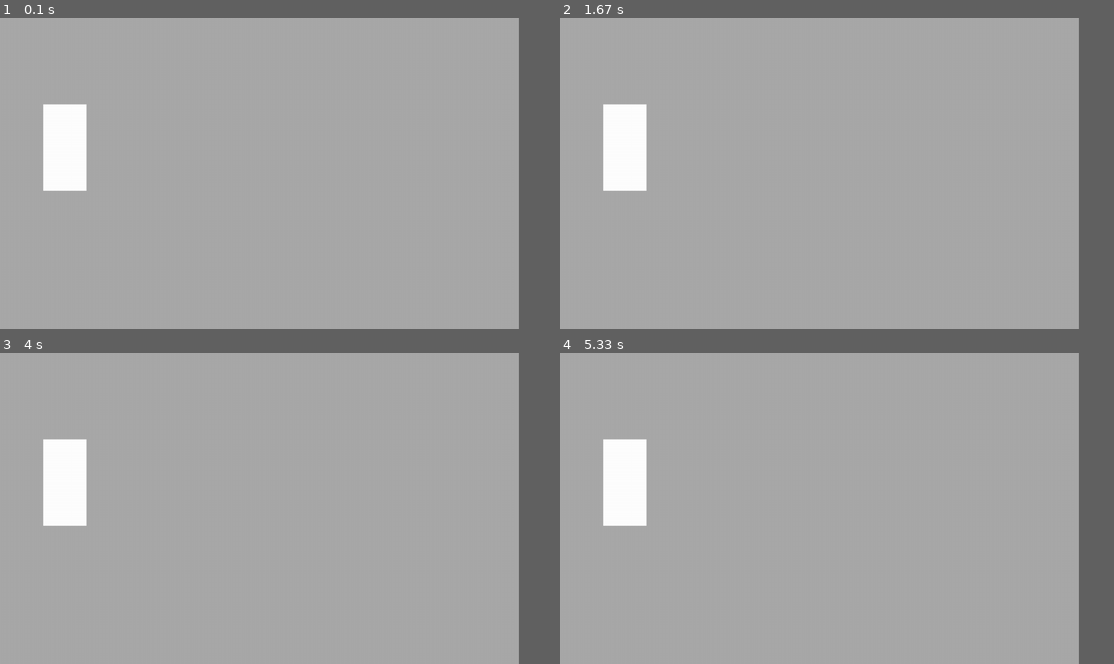
Above: before the commit, frames 1-4 (two rows, left to right).
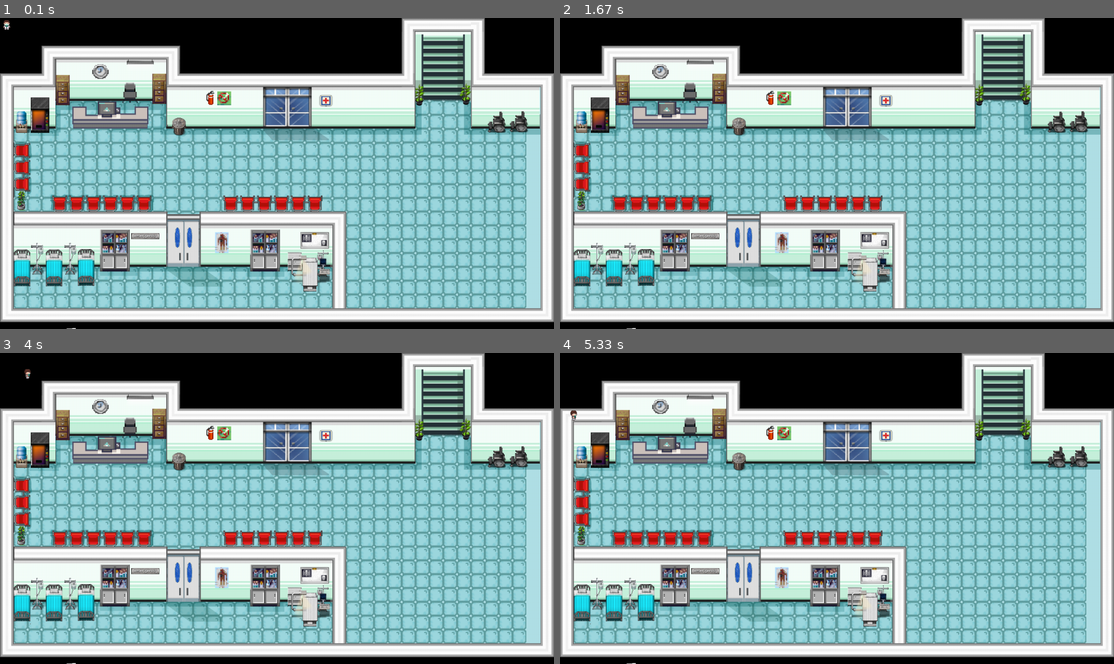
Above: after the commit, the same moments.

Repository: patomax31/Virus-Attack
Game: pygame game, started from main.py
The game is run twice, just before and just after one commit, with the same random seed, the same clock (stepped at 60 frames per second) and the same inputs.
Inputs:
- Up to frame 1 (0.1 s): no input
- Up to frame 2 (1.67 s): hold D 0.33-0.8 s; hold W 0.83-1.13 s
- Up to frame 3 (4 s): hold A 1.67-2.2 s; hold S 2.23-2.53 s; hold A 2.57-2.97 s; hold D from 3.4 s (still down)
- Up to frame 4 (5.33 s): release D at 4.03 s; hold S 4.07-4.43 s; hold A 4.47-4.93 s; hold D from 4.97 s (still down)
The window is 843x506 before the commit and 900x506 after it. Grey fills any space a smaller window leaves; there, only what the larger window draws over its background counts as a difference.

The runs differ from the first frame. In frame 1, 94% of the frame differs, in the area x 0-100%, y 0-100%; in frame 2, 94%; in frame 3, 94%; in frame 4, 94%.

Commit message:
Dios plan ya quedo el movimiento

Diff:
--- a/grid2.py
+++ b/grid2.py
@@ -1,7 +1,7 @@
 import pygame
 import sys
 
-# ayudaAAAAAAASHGGG
+# ayudaAAAAAAAS
 
 # Configuraciones basicas
 SCREEN_WIDTH, SCREEN_HEIGHT = 1280, 720  # Dimensiones de la ventana del juego
@@ -21,10 +21,10 @@
 last_move_time = 0 # Controla el tiempo del ultimo movimiento
 
 # Cargamos los sprites en variables y almacenamos los archivos
-sprite_up = pygame.image.load("medicUp.png").convert_alpha()
-sprite_down = pygame.image.load("medicDown.png").convert_alpha()
-sprite_left = pygame.image.load("medicLeft.png").convert_alpha()
-sprite_right = pygame.image.load("medicRight.png").convert_alpha()
+sprite_up = pygame.image.load("assets/sprites/medicUp.png").convert_alpha()
+sprite_down = pygame.image.load("assets/sprites/medicDown.png").convert_alpha()
+sprite_left = pygame.image.load("assets/sprites/medicLeft.png").convert_alpha()
+sprite_right = pygame.image.load("assets/sprites/medicRight.png").convert_alpha()
 
 # Inicializacion de las variables que controlan las direcciones del movimiento
 move_up = move_down = move_left = move_right = False
--- /dev/null
+++ b/grid3.py
@@ -0,0 +1,88 @@
+import pygame
+
+# Configuraciones básicas
+SCREEN_WIDTH, SCREEN_HEIGHT = 1280, 720
+TILE_SIZE = 32
+FPS = 60
+
+# Colores
+BLACK = (0, 0, 0)
+RED = (255, 0, 0)
+
+# Inicialización de Pygame
+pygame.init()
+screen = pygame.display.set_mode((SCREEN_WIDTH, SCREEN_HEIGHT))
+clock = pygame.time.Clock()
+
+class Player:
+    def __init__(self, x, y):
+        self.x = x
+        self.y = y
+        self.target_x = x
+        self.target_y = y
+        self.speed = 5  # Velocidad del movimiento
+
+    def move(self, direction):
+        # Establece la posición objetivo basada en la dirección del movimiento
+        if direction == 'UP':
+            self.target_y -= TILE_SIZE
+        elif direction == 'DOWN':
+            self.target_y += TILE_SIZE
+        elif direction == 'LEFT':
+            self.target_x -= TILE_SIZE
+        elif direction == 'RIGHT':
+            self.target_x += TILE_SIZE
+
+    def update(self):
+        # Movimiento suave hacia la posición objetivo
+        if self.x < self.target_x:
+            self.x += self.speed
+            if self.x > self.target_x:  # Corrige el desplazamiento sobrepasado
+                self.x = self.target_x
+        elif self.x > self.target_x:
+            self.x -= self.speed
+            if self.x < self.target_x:
+                self.x = self.target_x
+
+        if self.y < self.target_y:
+            self.y += self.speed
+            if self.y > self.target_y:
+                self.y = self.target_y
+        elif self.y > self.target_y:
+            self.y -= self.speed
+            if self.y < self.target_y:
+                self.y = self.target_y
+
+    def draw(self, surface):
+        # Dibuja el jugador como un rectángulo rojo (puedes reemplazar con sprites)
+        pygame.draw.rect(surface, RED, (self.x, self.y, TILE_SIZE, TILE_SIZE))
+
+# Crear una instancia del jugador
+player = Player(5 * TILE_SIZE, 5 * TILE_SIZE)  # Posición inicial
+
+# Bucle principal del juego
+running = True
+while running:
+    for event in pygame.event.get():
+        if event.type == pygame.QUIT:
+            running = False
+        elif event.type == pygame.KEYDOWN:
+            if event.key == pygame.K_UP:
+                player.move('UP')
+            elif event.key == pygame.K_DOWN:
+                player.move('DOWN')
+            elif event.key == pygame.K_LEFT:
+                player.move('LEFT')
+            elif event.key == pygame.K_RIGHT:
+                player.move('RIGHT')
+
+    # Actualiza el jugador
+    player.update()
+
+    # Renderiza la pantalla y el jugador
+    screen.fill(BLACK)  # Limpia la pantalla
+    player.draw(screen)  # Dibuja el jugador
+    pygame.display.flip()
+    clock.tick(FPS)  # Controla los FPS
+
+pygame.quit()
--- a/main.py
+++ b/main.py
@@ -1,25 +1,65 @@
 import pygame
+import sys
+from player import Player # Importamos la clase Player
+from settings import SCREEN_WIDTH, SCREEN_HEIGHT, FPS, WHITE, TILE_SIZE # Importamos configuraciones
 
-#general setup
-pygame.init
-window_widht, window_height = 1200, 720
-display_surface = pygame.display.set_mode((window_widht, window_height))
-pygame.display.set_caption(title=("VIDEOJUEGO"))
-running= True
+# Inicializamos pygame
+pygame.init()
+screen = pygame.display.set_mode((SCREEN_WIDTH, SCREEN_HEIGHT))
+clock = pygame.time.Clock()
 
-#surface
-surf = pygame.Surface((100, 200))
-surf.fill("white")
+# Creamos la instancia del jugador
+player = Player(0, 0) # Posicion inicial del jugador en la cuadricula
+player.load_sprites() # Cargamos los sprites despues de inicializar la pantalla
+
+# Bucle principal del juego
+running = True
+keys_pressed = None
+movement_cooldown = 0 # Temporizador para que el jugador no se mueva demasiado rapido
 
 while running:
-    #event loop
-    for event in pygame.event.get():
-        if event.type == pygame.QUIT:
-            running=False
+    for event in pygame.event.get(): # Revisa todos los enventos que ocurren en Pygame
+        if event.type == pygame.QUIT: # Si se cierra la venta esto detiene el bucle
+            running = False
 
-    #draw the game
-    display_surface.fill("darkgray")
-    display_surface.blit(surf,(100,200))
-    pygame.display.update()
+    # Manejo de eventos
+    keys = pygame.key.get_pressed() # Detecta si las teclas estan presionadas
+    if movement_cooldown == 0:  # Solo permite el movimiento cuando cooldown es 0
+        if keys[pygame.K_w]:
+            player.move('UP')
+            movement_cooldown = 0  # Pequeño retraso entre movimientos
+        elif keys[pygame.K_s]:
+            player.move('DOWN')
+            movement_cooldown = 0
+        elif keys[pygame.K_a]:
+            player.move('LEFT')
+            movement_cooldown = 0
+        elif keys[pygame.K_d]:
+            player.move('RIGHT')
+            movement_cooldown = 0
+        # Con esto validamos que si no se esta presionando alguna tecla nosotros vamos a ejecutar el metodo snap_to_grid
+        elif not (keys[pygame.K_w] or keys[pygame.K_s] or keys[pygame.K_a] or keys[pygame.K_d]):
+            player.snap_to_grid() # Alinea al jugador hacia la casilla de mas cercana
 
-pygame.quit()
+
+    # Actualizamos el jugador
+    player.update()
+
+    BG = pygame.image.load("background1.png") # Cargamos la imagen del fondo para el nivel 1 en una variable almacenada
+
+    # Renederizamos la pantalla
+    screen.fill(WHITE) # Limpia la pantalla llenandola de color blanco
+    screen.blit(BG, (0, 0)) # Sobreponemos el fondo sobre el fondo blanco
+    player.draw(screen) # Renderizamos al jugador
+    pygame.display.flip()
+
+    #Disminuye el cooldown
+    if movement_cooldown > 0:
+        movement_cooldown -= 1
+
+    # Controlamos los FPS
+    clock.tick(FPS)
+
+# Finalizamos pygame chido
+pygame.quit() # Cierra pygame de manera segura y finaliza el bucle
+sys.exit() # Controla que el videojuego se cierre de manera correcta
--- /dev/null
+++ b/player.py
@@ -0,0 +1,83 @@
+import pygame
+from settings import TILE_SIZE# Importa las configuraciones necesarias
+
+# Clase Player para manejar al jugadorr
+class Player:
+    def __init__(self, x, y):
+        # Inicializa las posiciones iniciales del jugador y la posicion que desea alcanzar
+        self.x = x # Posicion actual del jugador en el eje x
+        self.y = y # Posicion acutal edl jugador en el eje y
+        self.target_x = self.x # Posicion objetivo en el eje x
+         # Posicion objetivo en el eje y
+        self.target_y = self.y
+        self.speed = 4 # velocida de movimiento
+        self.moving = False # Maraca para verificar si el jugador se esta moviento
+
+        # Cargar las imágenes (sprites)
+        self.sprite_up = None
+        self.sprite_down = None
+        self.sprite_left = None
+        self.sprite_right = None
+        self.current_sprite = None
+
+    # Cargamos los sprites dle jugador
+    def load_sprites(self):
+        self.sprite_up = pygame.image.load("assets/sprites/medicUp.png").convert_alpha()
+        self.sprite_down = pygame.image.load("assets/sprites/medicDown.png").convert_alpha()
+        self.sprite_left = pygame.image.load("assets/sprites/medicLeft.png").convert_alpha()
+        self.sprite_right = pygame.image.load("assets/sprites/medicRight.png").convert_alpha()
+        self.current_sprite = self.sprite_down # sprite inicial
+
+    def move(self, direction):
+        #Esto de aqui mueve al jugador en la direccion especificadaa
+        if not self.moving: # Esto de aqui evita inicar un nuevo movimiento si ya esta en uno
+            if direction == "UP":
+                self.target_y -= TILE_SIZE # Mueve la posicion del objetivohacia arriba
+                self.current_sprite = self.sprite_up
+            elif direction == "DOWN":
+                self.target_y += TILE_SIZE # Mueve la posicion del objetivo hacia abajo
+                self.current_sprite = self.sprite_down
+            elif direction == "LEFT":
+                self.target_x -= TILE_SIZE # Mueve la posicion del objetivo a la izquierda
+                self.current_sprite = self.sprite_left
+            elif direction == "RIGHT":
+                self.target_x += TILE_SIZE # Mueve la posicion del objetivo a la derecha
+                self.current_sprite = self.sprite_right
+            self.moving = True
+
+    def update(self):
+        # Aqui se actualiza la posicion del jugador
+        # Movimiento suave en el eje x
+        if self.x < self.target_x:
+            self.x += self.speed # Mueve hacia la derecha
+            if self.x > self.target_x: # Corrige si sobrepasa la posicion objetivo
+                self.x = self.target_x
+        elif self.x > self.target_x:
+            self.x -= self.speed # Mueve hacia la izquierda
+            if self.x < self.target_x:
+                self.x = self.target_x
+
+        # Movimiento suave en el eje y
+        if self.y < self.target_y:
+            self.y += self.speed # Mueve hacia abajo
+            if self.y > self.target_y:
+                self.y = self.target_y
+        elif self.y > self.target_y:
+            self.y -= self.speed # Mueve hacia arriba
+            if self.y < self.target_y:
+                self.y = self.target_y
+
+        # Verifica si el jugador ha llegado al objetivo osea la posicion exacta del cuadro
+        if self.x == self.target_x and self.y == self.target_y:
+            self.moving = False # Detiene el movimiento cuando llega a la posicion mas cercana
+
+    # Definimos un metodo para alinear la posicion del jugador a la cuadricula mas cercana
+    def snap_to_grid(self):
+        if not self.moving:
+            self.target_x = round(self.x / TILE_SIZE) * TILE_SIZE
+            self.target_y = round(self.y / TILE_SIZE) * TILE_SIZE
+            self.moving = True # Mueve el jugador a la casilla mas cercana
+
+    def draw(self, surface):
+        # Dibuja al jugasdor
+        surface.blit(self.current_sprite, (self.x, self.y))
--- /dev/null
+++ b/settings.py
@@ -0,0 +1,8 @@
+# Configuraciones basicas del juego
+SCREEN_WIDTH = 1280
+SCREEN_HEIGHT = 720
+TILE_SIZE = 32
+FPS = 60
+
+# Colores
+WHITE = (255, 255, 255)
--- /dev/null
+++ b/testing.py
@@ -0,0 +1,6 @@
+import os
+
+if os.path.exists("background1.png"):
+    print("El archivo existe")
+else:
+    print("El archivo no existe en la ruta proporcionada")
Renamed: medicDown.png -> assets/sprites/medicDown.png
Renamed: medicLeft.png -> assets/sprites/medicLeft.png
Renamed: medicRight.png -> assets/sprites/medicRight.png
Renamed: medicUp.png -> assets/sprites/medicUp.png
